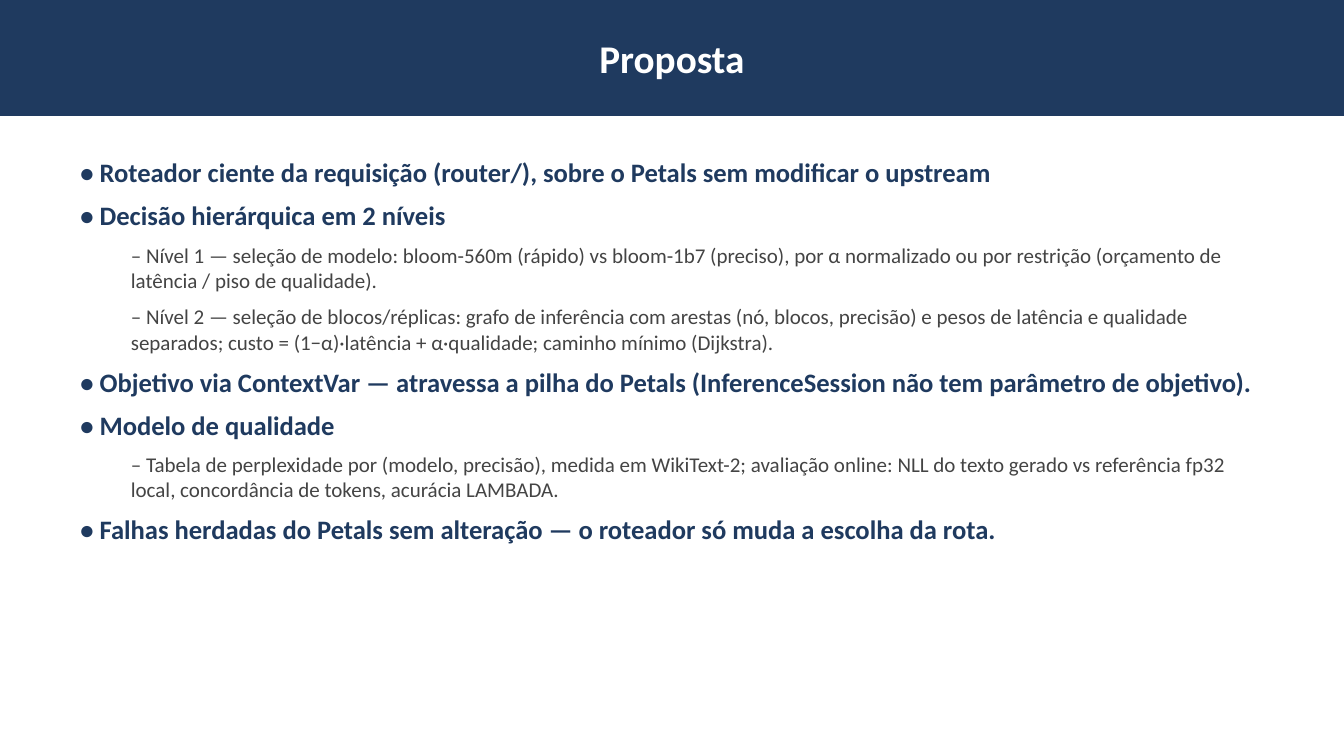
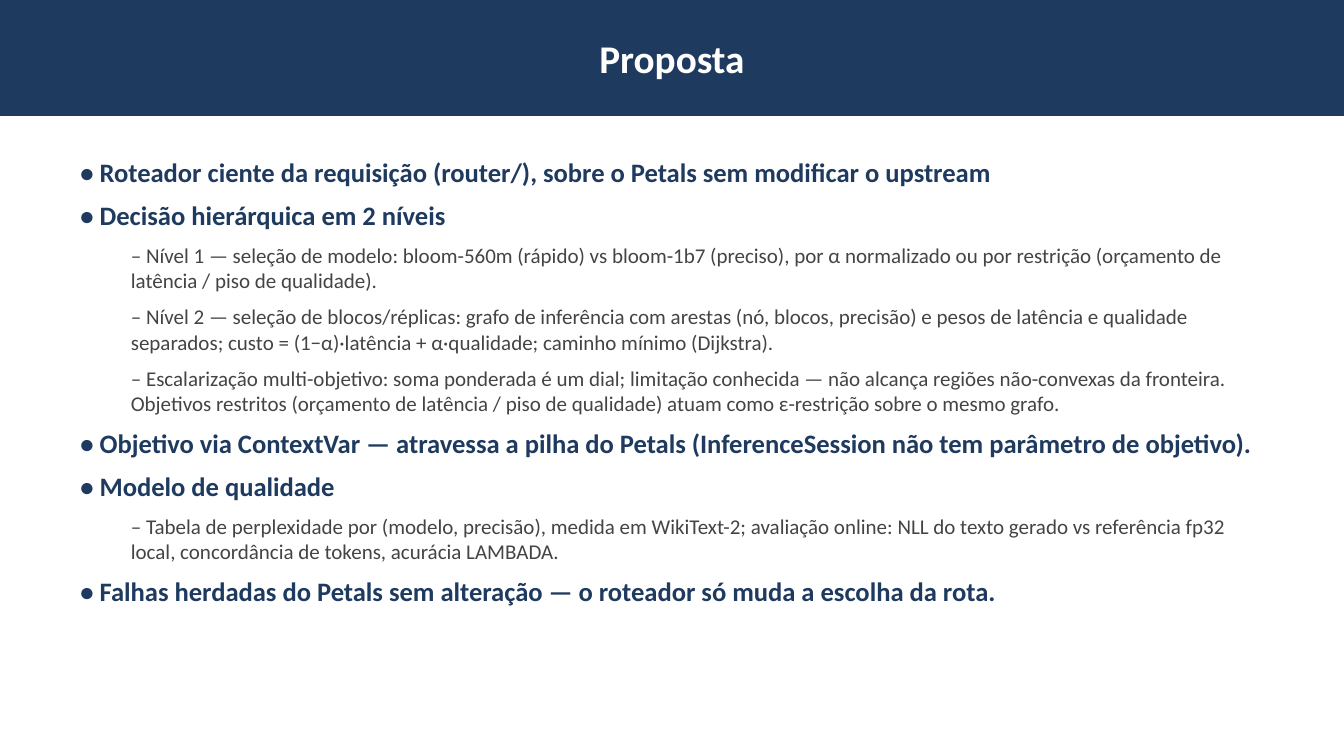
Before and after one commit to luisangelico/MO809-2016-petals-optimized, a slide deck: slide 5 of apresentacao/apresentacao_final.pptx. Drawn at 1344x756 pixels with LibreOffice and Linux fonts; fonts in the diff are those of the drawing. Boxes give left, top, right and bottom in pixels: in the first picture for what was removed or moved away, otherwise in the second. Text is boxed around its words. In the diff, an @@ line names an element or a change of style, - is before the commit and + after.

```diff
--- a/apresentacao/apresentacao_final.pptx
+++ b/apresentacao/apresentacao_final.pptx
@@ text at [131,371,1226,415]: paragraph added @@
+  – Escalarização multi-objetivo: soma ponderada é um dial; limitação conhecida — não alcança regiões não-convexas da fronteira. Objetivos restritos (orçamento de latência / piso de qualidade) atuam como ε-restrição sobre o mesmo grafo.
```
Also in this commit, not shown: 6 other slides changed, 38 other files.
